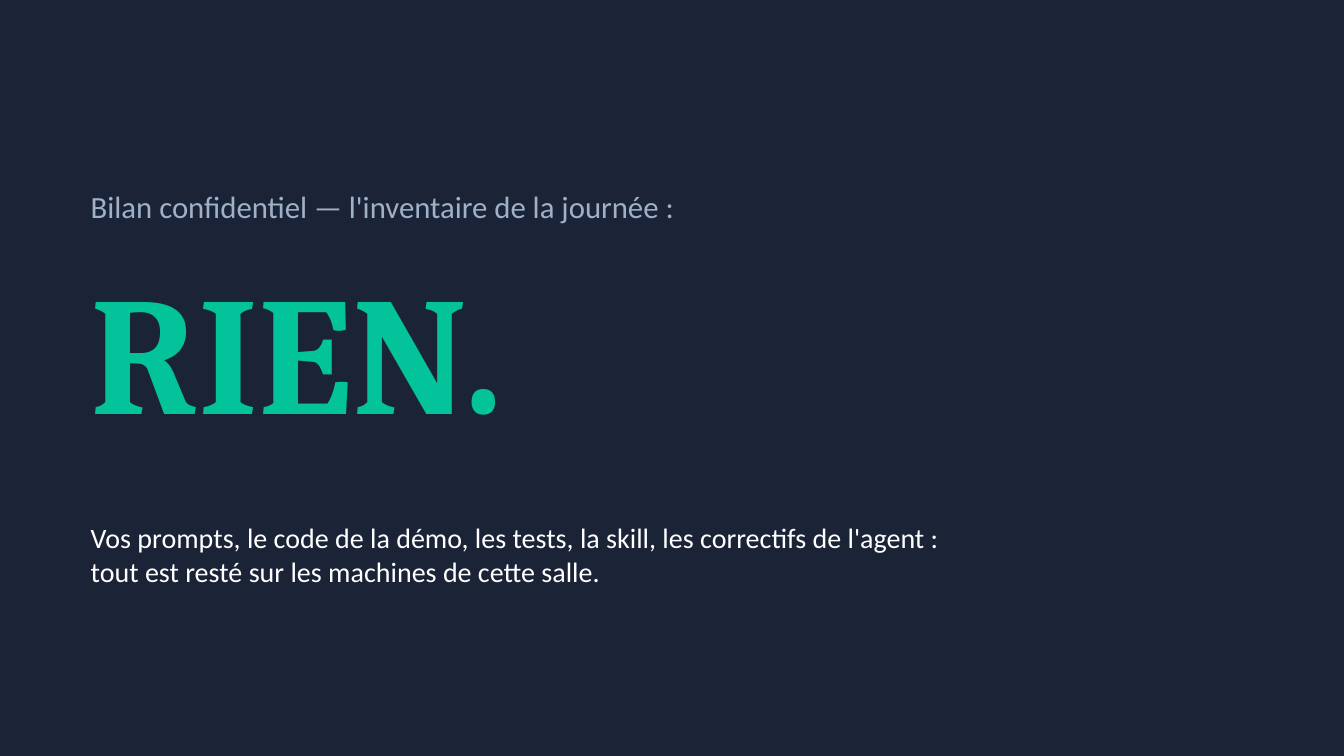
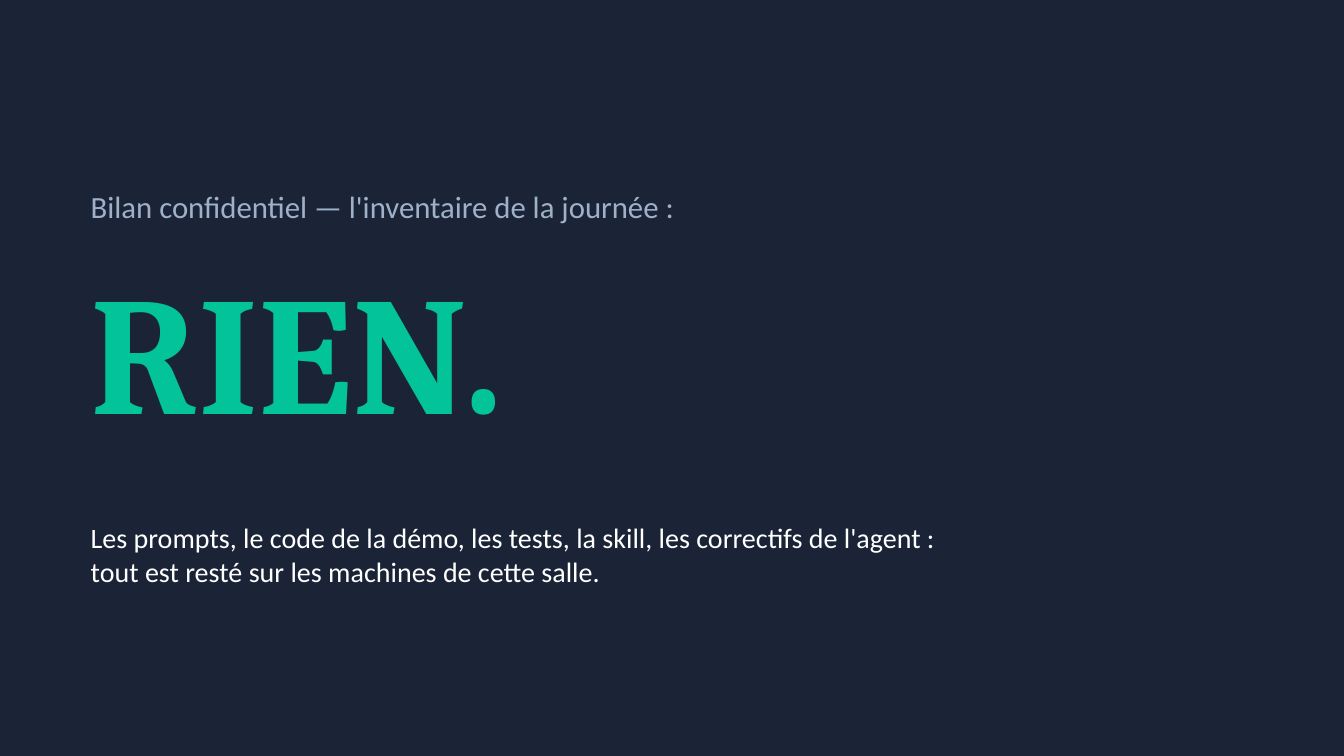
Before and after one commit to m-max/llm-introduction, a slide deck: slide 27 of presentation/llm-agentique-local.pptx (slide 28 before the commit). Drawn at 1344x756 pixels with LibreOffice and Linux fonts; fonts in the diff are those of the drawing. Boxes give left, top, right and bottom in pixels: in the first picture for what was removed or moved away, otherwise in the second. Text is boxed around its words. In the diff, an @@ line names an element or a change of style, - is before the commit and + after.

```diff
--- a/presentation/llm-agentique-local.pptx
+++ b/presentation/llm-agentique-local.pptx
@@ text at [91, 528, 921, 553]: text changed @@
-Vos prompts, le code de la démo, les tests, la skill, les correctifs de l'agent :
+Les prompts, le code de la démo, les tests, la skill, les correctifs de l'agent :
```
Also in this commit, not shown: 11 other slides changed, 17 slides added, 18 slides removed, 10 other files.
